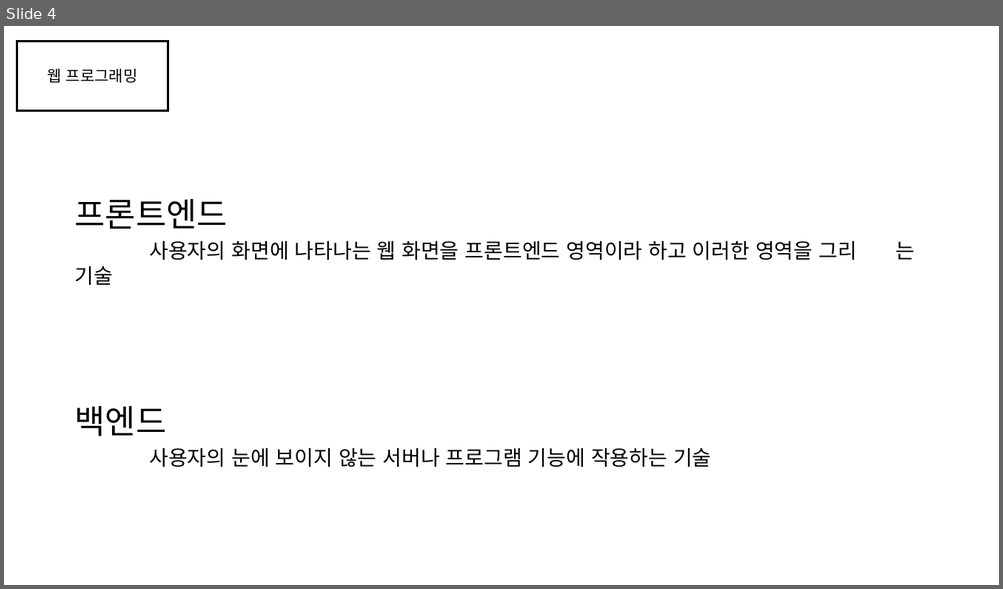
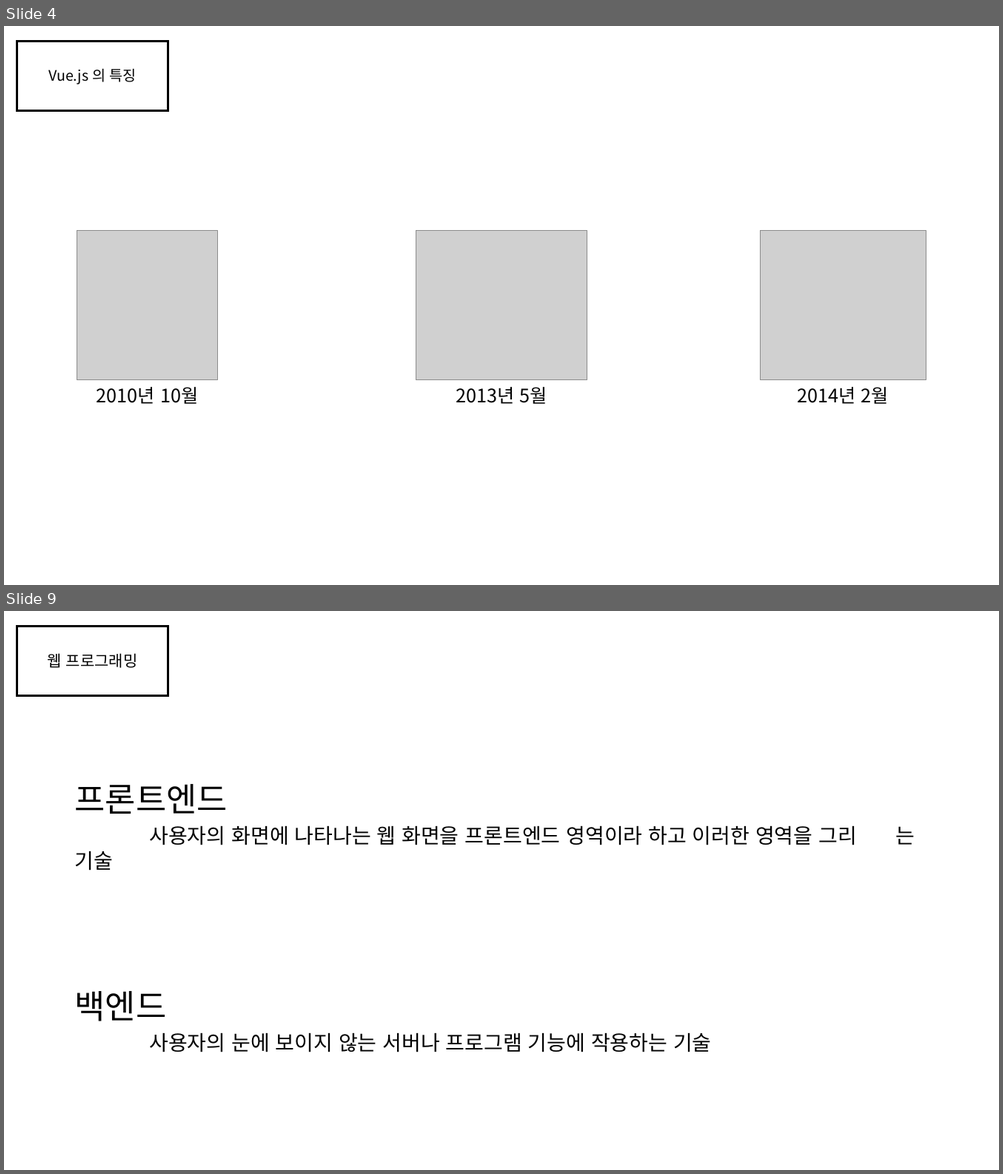
Before and after one commit to gunwoongPark/Seminar, a slide deck: 2021_01_12/세미나2.pptx. Shown one above the other, each under a label of ours: slide 4 before the commit, slides 4 and 9 after it; the slides between them are not shown. The pictures are 1003x589 and 1003x1174 pixels, drawn with LibreOffice and Linux fonts; fonts in the diff are those of the drawing; grey boxes stand for pictures. Boxes give left, top, right and bottom in pixels: in the first picture for what was removed or moved away, otherwise in the second. Text is boxed around its words. In the diff, an @@ line names an element or a change of style, - is before the commit and + after.

```diff
--- a/2021_01_12/세미나2.pptx
+++ b/2021_01_12/세미나2.pptx
@@ slide 4 added at bbox=[4, 26, 999, 585], background #FFFFFF @@
@@ rectangle added at bbox=[17, 41, 168, 110], outline #000000 2 pt @@
@@ text added at bbox=[49, 68, 136, 84], 14 pt, text #000000 @@
+Vue.js 의 특징
@@ picture added at bbox=[77, 231, 218, 380] @@
@@ picture added at bbox=[416, 231, 587, 380] @@
@@ picture added at bbox=[760, 231, 925, 380] @@
@@ text added at bbox=[96, 387, 198, 404], 18 pt, text #000000 @@
+2010년 10월
@@ text added at bbox=[455, 387, 547, 404], 18 pt, text #000000 @@
+2013년 5월
@@ text added at bbox=[797, 387, 888, 404], 18 pt, text #000000 @@
+2014년 2월
@@ what was slide 4 is now slide 9 @@
```
Also in this commit, not shown: 2 slides changed, 5 other slides added, 1 slide removed.
